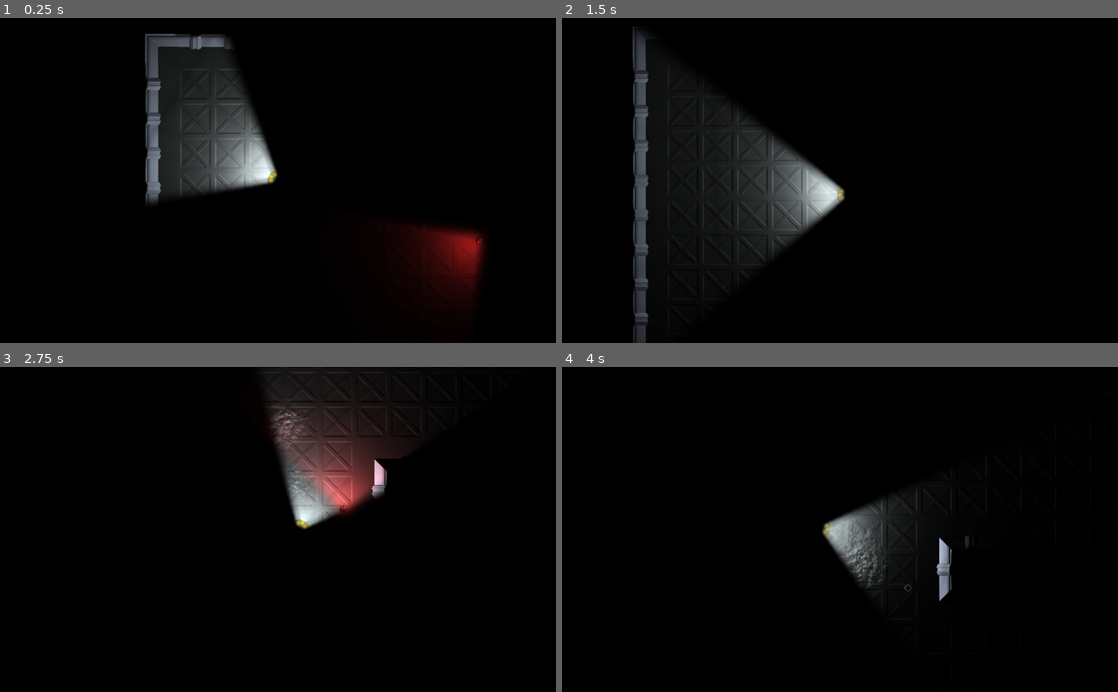
Above: before the commit, frames 1-4 (two rows, left to right).
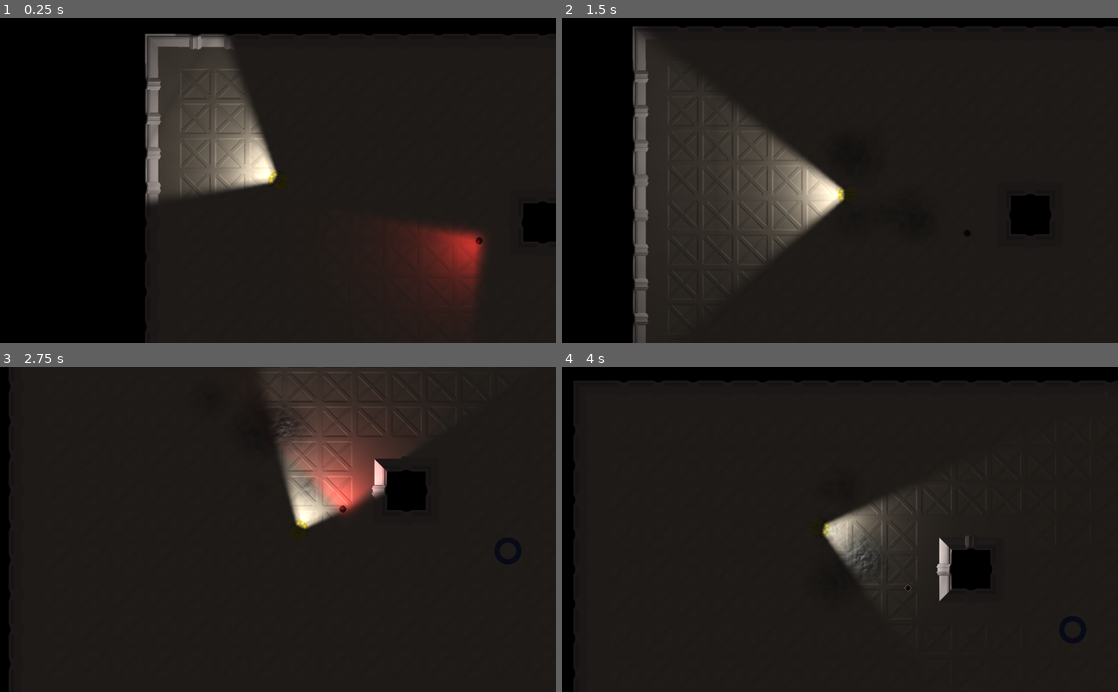
Above: after the commit, the same moments.

Repository: Henelik/robobill
Game: Godot game, scene res://scenes/light test.tscn
Two runs of this game, one before a commit and one after it. Both use one fixed random seed, a clock stepped at 60 frames per second and the inputs below. Before the commit the project starts from res://shaders/light test.tscn.
Inputs (mouse positions are in pixels of both pictures, inside the frame that each line leads up to):
- Up to frame 1 (0.25 s): no input
- Up to frame 2 (1.5 s): move the mouse to (962, 164) at 0.52 s; hold D (right) 0.53-1.28 s; move the mouse to (728, 196) at 1.27 s; hold S (down) from 1.28 s (still down)
- Up to frame 3 (2.75 s): move the mouse to (333, 458) at 2.02 s; release S (down) at 2.03 s; hold D (right) from 2.03 s (still down)
- Up to frame 4 (4 s): move the mouse to (812, 594) at 2.77 s; release D (right) at 2.78 s; hold W (up) 2.78-3.53 s; move the mouse to (1006, 578) at 3.52 s; hold A (left) from 3.53 s (still down)

The runs differ from the first frame. In frame 1, 68% of the frame differs, in the area x 26-100%, y 4-100%; in frame 2, 81%; in frame 3, 95%, in the area x 1-100%, y 0-100%; in frame 4, 89%.

Commit message:
Removed WIP assets

Diff:
--- a/project.godot
+++ b/project.godot
@@ -16,7 +16,7 @@
 [application]
 
 config/name="robobill"
-run/main_scene="res://shaders/light test.tscn"
+run/main_scene="res://scenes/light test.tscn"
 config/icon="res://icon.png"
 
 [input]
--- a/scenes/environment/Alarm Light.tscn
+++ b/scenes/environment/Alarm Light.tscn
@@ -23,12 +23,6 @@
 unlit_sprite = ExtResource( 5 )
 lightColor = Color( 1, 0.160784, 0.160784, 1 )
 
-[node name="dish_back" type="Sprite" parent="."]
-self_modulate = Color( 0, 0, 0, 1 )
-show_behind_parent = true
-texture = ExtResource( 1 )
-normal_map = ExtResource( 6 )
-
 [node name="light" type="Sprite" parent="."]
 editor/display_folded = true
 texture = ExtResource( 4 )
@@ -43,11 +37,5 @@
 shadow_enabled = true
 
 [node name="cage" type="Sprite" parent="."]
-editor/display_folded = true
 texture = ExtResource( 8 )
 normal_map = ExtResource( 9 )
-
-[node name="cage2" type="Sprite" parent="cage"]
-self_modulate = Color( 0, 0, 0, 1 )
-show_behind_parent = true
-texture = ExtResource( 8 )
--- a/shaders/light test.tscn
+++ b/scenes/light test.tscn
@@ -9,16 +9,16 @@
 [ext_resource path="res://images/player/bill_body_nor.png" type="Texture" id=7]
 [ext_resource path="res://images/headlight.png" type="Texture" id=8]
 [ext_resource path="res://scenes/environment/Alarm Light.tscn" type="PackedScene" id=9]
-[ext_resource path="res://images/particles/smoke_sheet_a.png" type="Texture" id=10]
-[ext_resource path="res://images/particles/smoke_sheet_nor.png" type="Texture" id=11]
+[ext_resource path="res://images/particles/smoke/smoke_sheet_a.png" type="Texture" id=10]
+[ext_resource path="res://images/particles/smoke/smoke_sheet_nor.png" type="Texture" id=11]
 
 [sub_resource type="CircleShape2D" id=1]
 radius = 20.3674
 
 [sub_resource type="CanvasItemMaterial" id=2]
 particles_animation = true
-particles_anim_h_frames = 4
-particles_anim_v_frames = 4
+particles_anim_h_frames = 8
+particles_anim_v_frames = 8
 particles_anim_loop = false
 
 [node name="Node2D" type="Node2D"]
@@ -30,28 +30,22 @@
 texture = ExtResource( 1 )
 range_height = 50.0
 
-[node name="Sprite" type="Sprite" parent="."]
-editor/display_folded = true
+[node name="torus" type="Sprite" parent="."]
 modulate = Color( 0.223529, 0.301961, 0.603922, 1 )
 position = Vector2( 859.124, 398.619 )
 scale = Vector2( 0.1, 0.1 )
 texture = ExtResource( 2 )
 normal_map = ExtResource( 3 )
 
-[node name="Sprite2" type="Sprite" parent="Sprite"]
-modulate = Color( 0, 0, 0, 1 )
-show_behind_parent = true
-light_mask = 0
-texture = ExtResource( 2 )
-
 [node name="TileMap" type="TileMap" parent="."]
-modulate = Color( 0.905882, 0.905882, 0.905882, 1 )
+modulate = Color( 1, 0.882353, 0.768627, 1 )
 z_index = -10
 tile_set = ExtResource( 4 )
 format = 1
 tile_data = PoolIntArray( -1, 10, 0, -65536, 8, 0, -65535, 8, 0, -65534, 8, 0, -65533, 8, 0, -65532, 8, 0, -65531, 8, 0 …(2835 unchanged characters)…
 
 [node name="Player" type="KinematicBody2D" parent="."]
+editor/display_folded = true
 position = Vector2( 184.361, 209.785 )
 script = ExtResource( 5 )
 body_path = NodePath("Body")
@@ -73,16 +67,10 @@
 texture = ExtResource( 6 )
 normal_map = ExtResource( 7 )
 
-[node name="Sprite2" type="Sprite" parent="Player/Body"]
-self_modulate = Color( 0, 0, 0, 1 )
-show_behind_parent = true
-texture = ExtResource( 6 )
-
 [node name="Light2D" type="Light2D" parent="Player/Body"]
 texture = ExtResource( 8 )
 color = Color( 0.933333, 0.992157, 1, 1 )
 energy = 1.5
-mode = 3
 range_height = 50.0
 shadow_enabled = true
 shadow_filter = 3
@@ -91,9 +79,10 @@
 [node name="Alarm Light" parent="." instance=ExtResource( 9 )]
 
 [node name="CPUParticles2D" type="CPUParticles2D" parent="."]
+modulate = Color( 0.635294, 0.635294, 0.635294, 0.815686 )
 material = SubResource( 2 )
 position = Vector2( 396.124, 216.087 )
-amount = 20
+amount = 10
 lifetime = 2.0
 local_coords = false
 texture = ExtResource( 10 )
@@ -107,3 +96,6 @@
 color = Color( 0.517647, 0.517647, 0.517647, 0.843137 )
 anim_speed = 1.0
 anim_speed_random = 0.1
+
+[node name="CanvasModulate" type="CanvasModulate" parent="."]
+color = Color( 0.145098, 0.145098, 0.145098, 1 )
Binary file removed: images/particles/clouds/0001.png
Not shown, removed: images/particles/clouds/0001.png.import
Binary file removed: images/particles/clouds/0002.png
Not shown, removed: images/particles/clouds/0002.png.import
Binary file removed: images/particles/clouds/0003.png
Not shown, removed: images/particles/clouds/0003.png.import
Binary file removed: images/particles/clouds/0004.png
Not shown, removed: images/particles/clouds/0004.png.import
Binary file removed: images/particles/clouds/0005.png
Not shown, removed: images/particles/clouds/0005.png.import
Binary file removed: images/particles/clouds/0006.png
Not shown, removed: images/particles/clouds/0006.png.import
(and 83 more such lines)
